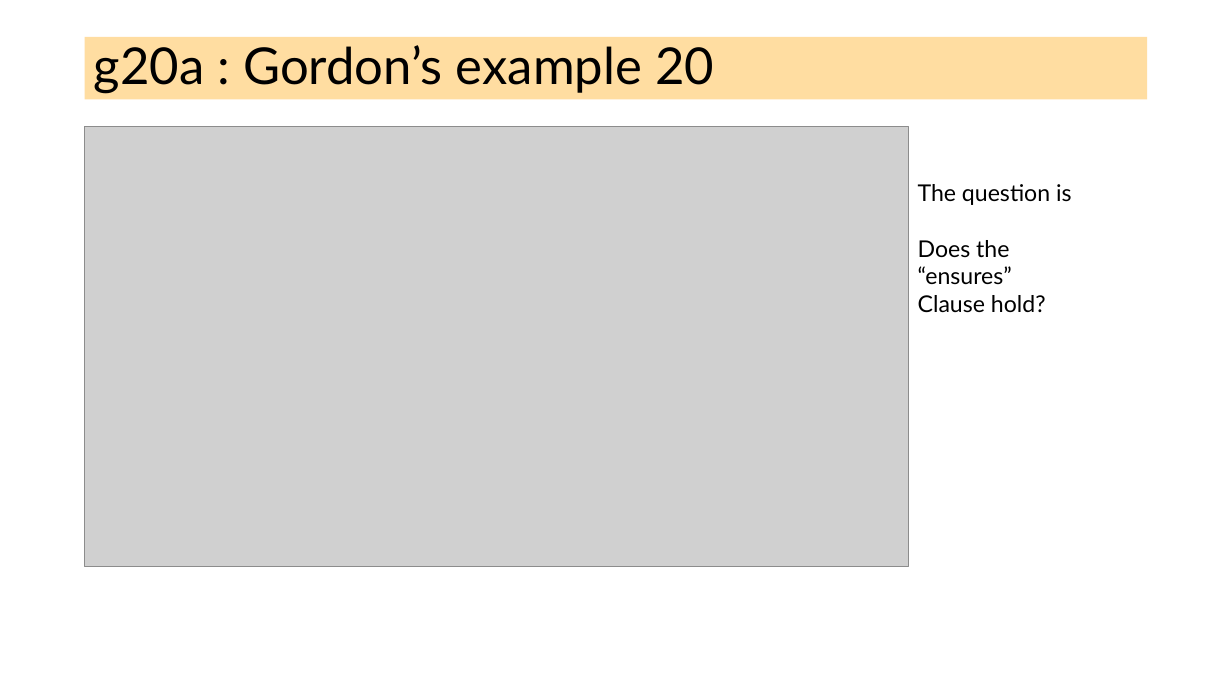
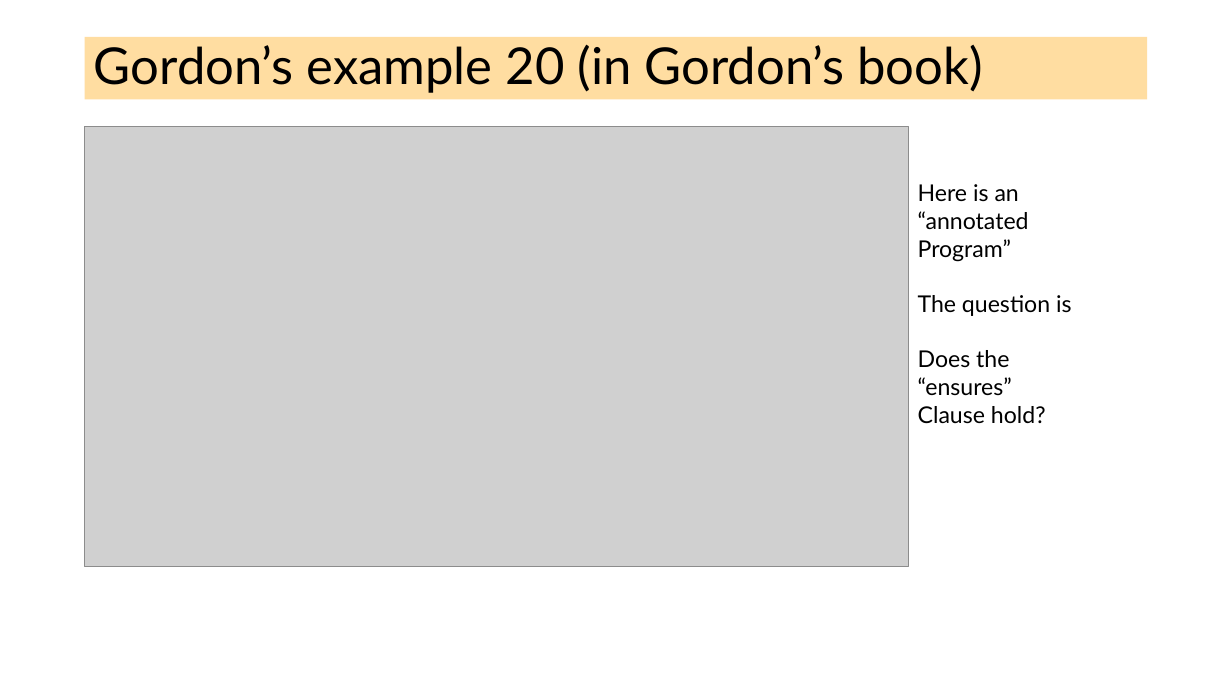
Before and after one commit to ganeshutah/cs6110s22, a slide deck: slide 17 of Lec15/cs6110-Lec14-Hoare-Logic.pptx (slide 3 before the commit). Drawn at 1232x693 pixels with LibreOffice and Linux fonts; fonts in the diff are those of the drawing; grey boxes stand for pictures. Boxes give left, top, right and bottom in pixels: in the first picture for what was removed or moved away, otherwise in the second. Text is boxed around its words. In the diff, an @@ line names an element or a change of style, - is before the commit and + after.

```diff
--- a/Lec15/cs6110-Lec14-Hoare-Logic.pptx
+++ b/Lec15/cs6110-Lec14-Hoare-Logic.pptx
@@ title at [94,44,982,93]: text changed @@
-g20a : Gordon’s example 20
+Gordon’s example 20 (in Gordon’s book)
@@ text at [918,184,1029,262]: paragraphs added @@
+Here is an
+“annotated
+Program”
```
Also in this commit, not shown: 5 other slides changed, 16 slides added, 11 slides removed.
